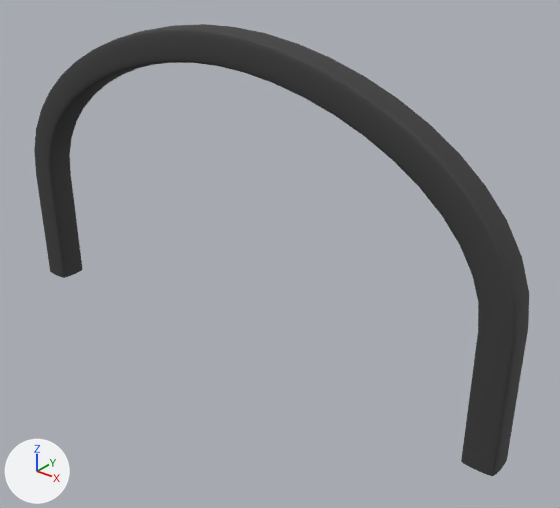
The Blender file data/Assets/Models/Goal/Goal.blend: old version first, new version second.
One viewpoint serves both versions: a camera (50 mm lens) standing at (33.3, -36.2, 24.4) and looking at (3.6, 0.9, 1.4). Lighting does not change. The marker at lower left points along +X, +Y and +Z.

The first picture shows 'BezierCircle'.
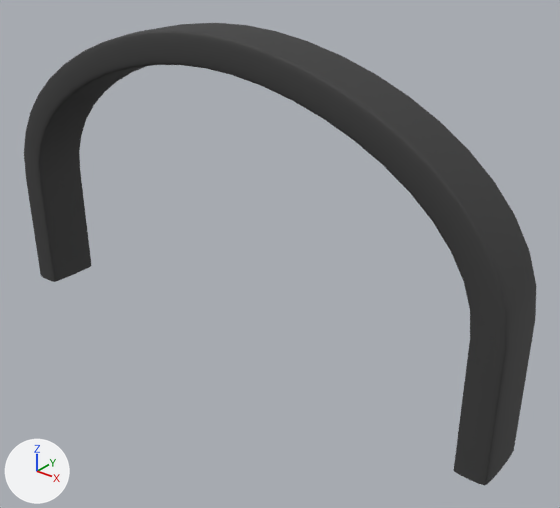
The change, as a list of edits to the scene's bpy script:
```text
Change cu_beziercurve:
    where _sp = cu_beziercurve.splines.new('BEZIER'); _sp.bezier_points.add(3)
    remove _sp.bezier_points.foreach_set('co', [1.0, -1.0, 0.0, -1.0, -1.0, 0.0, -1.0, 1.0, 0.0, 1.0, 1.0, 0.0])
    remove _sp.bezier_points.foreach_set('handle_left', [1.21, -0.824, 0.0, -0.834, -1.166, 0.0, -1.191, 0.833, 0.0, 0.825, 1.175, 0.0])
    remove _sp.bezier_points.foreach_set('handle_right', [0.79, -1.176, 0.0, -1.166, -0.834, 0.0, -0.809, 1.167, 0.0, 1.175, 0.825, 0.0])
    add _sp.bezier_points.foreach_set('co', [1.0, -2.0, 0.0, -1.0, -2.0, 0.0, -1.0, 2.0, 0.0, 1.0, 2.0, 0.0])
    add _sp.bezier_points.foreach_set('handle_left', [1.21, -1.824, 0.0, -0.834, -2.166, 0.0, -1.191, 1.833, 0.0, 0.825, 2.175, 0.0])
    add _sp.bezier_points.foreach_set('handle_right', [0.79, -2.176, 0.0, -1.166, -1.834, 0.0, -0.809, 2.167, 0.0, 1.175, 1.825, 0.0])
```

Changed parts and their boxes [x1, y1, x2, y2] in the pictures (560 x 508 px):
'BezierCircle', reshaped
    before: [34, 24, 529, 476]
    after: [24, 23, 536, 485]
